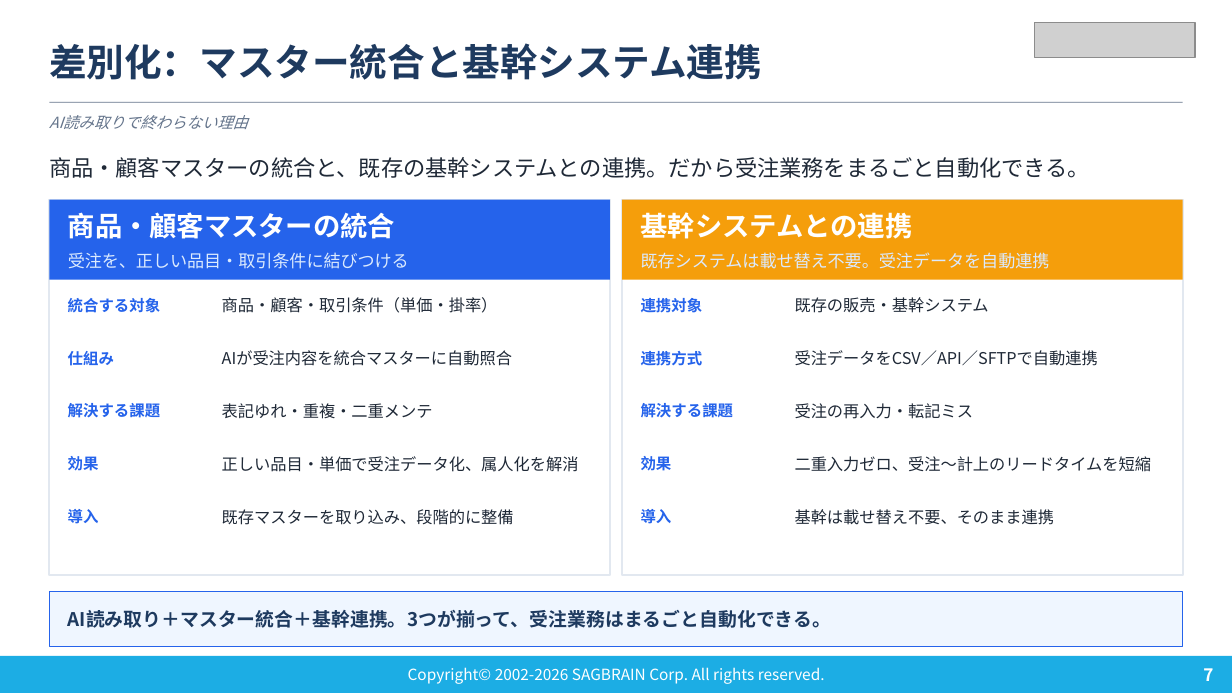
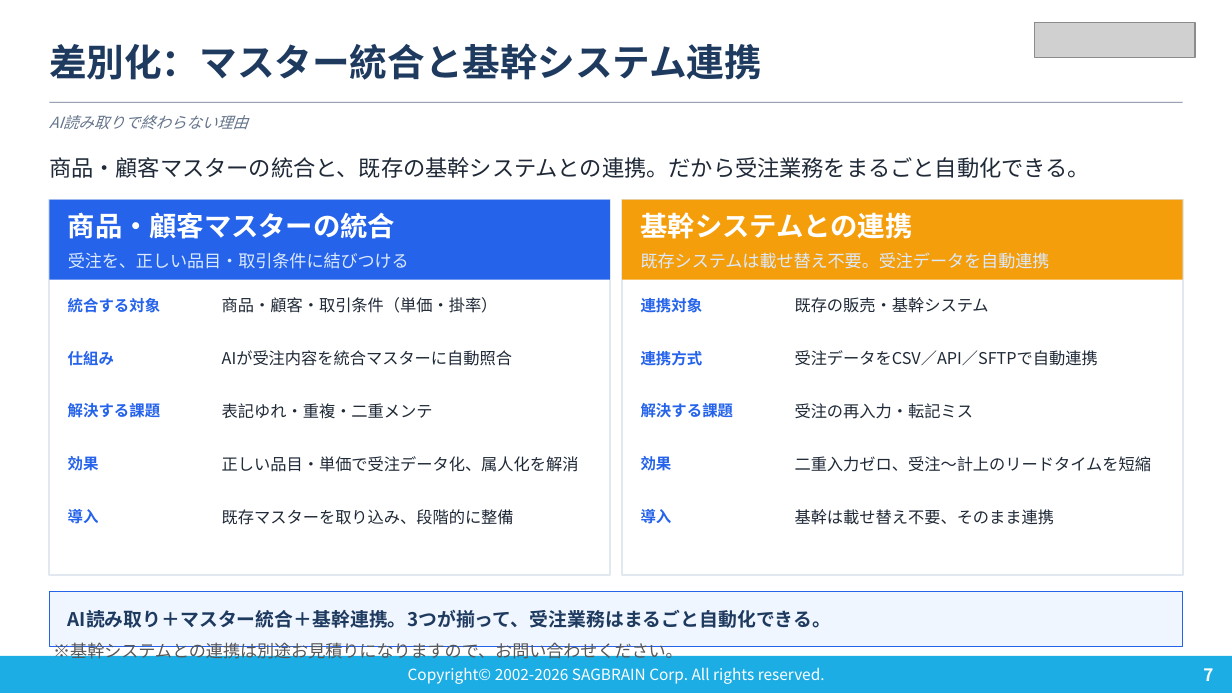
Before and after one commit to sagbrain/Onevio_ORDIA_LP, a slide deck: slide 7 of assets/ORDIA_紹介資料.pptx. Drawn at 1232x693 pixels with LibreOffice and Linux fonts; fonts in the diff are those of the drawing; grey boxes stand for pictures. Boxes give left, top, right and bottom in pixels: in the first picture for what was removed or moved away, otherwise in the second. Text is boxed around its words. In the diff, an @@ line names an element or a change of style, - is before the commit and + after.

```diff
--- a/assets/ORDIA_紹介資料.pptx
+++ b/assets/ORDIA_紹介資料.pptx
@@ text added at (x1=53, y1=640, x2=683, y2=663), 10 pt, text #575757 @@
+※基幹システムとの連携は別途お見積りになりますので、お問い合わせください。
```
Also in this commit, not shown: 1 other slide changed, 1 other file.
